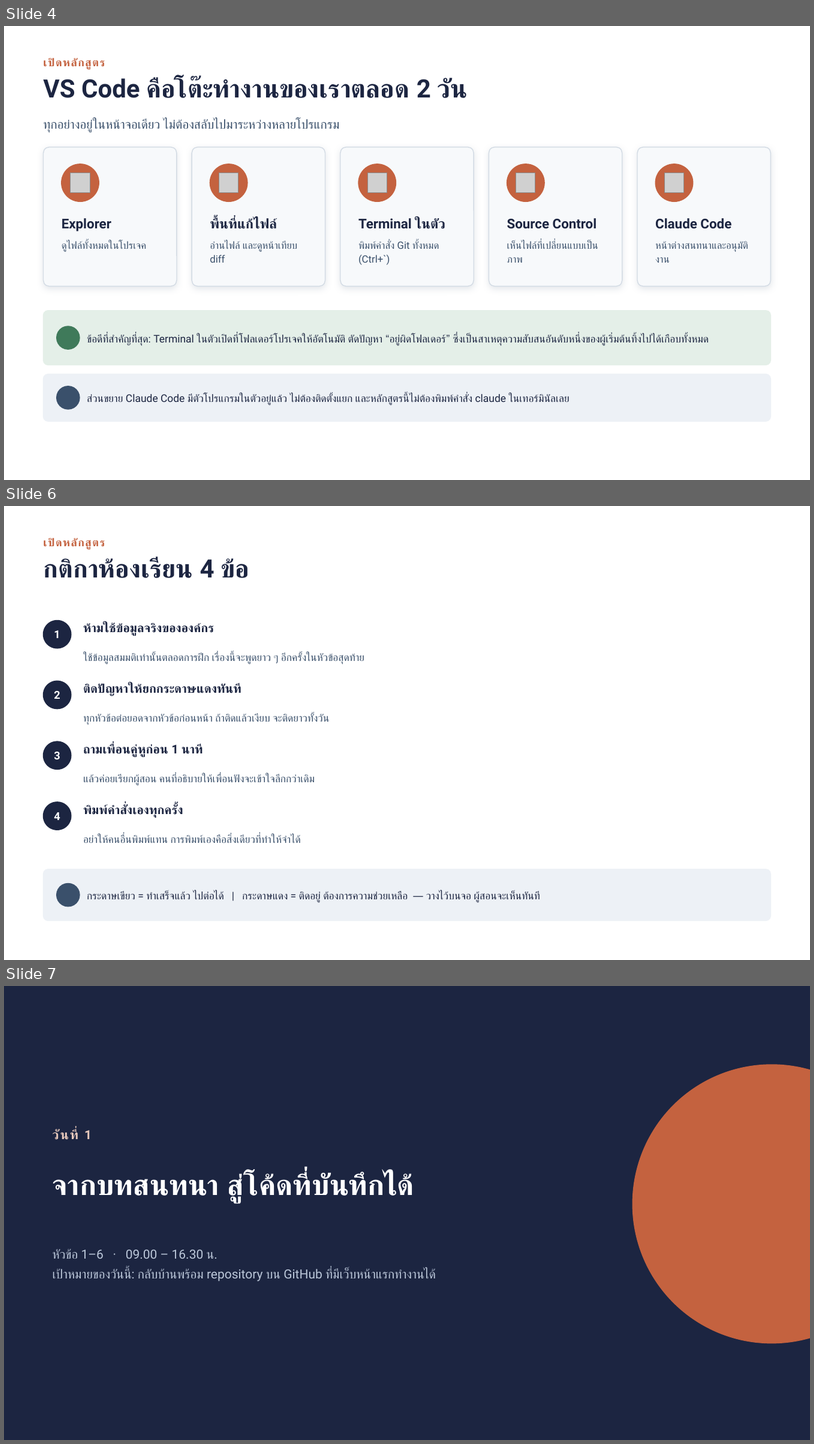
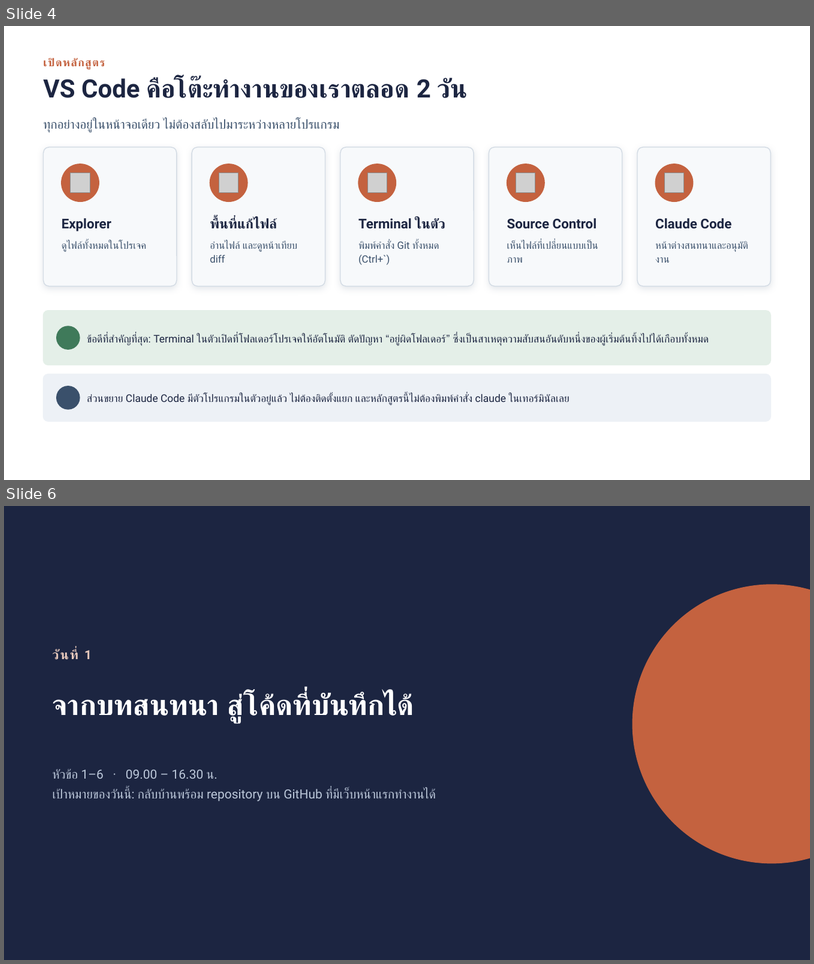
Before and after one commit to turboadd/IT_Asset_Tracker, a slide deck: train doc/สไลด์ประกอบการสอน-Claude-Git-GitHub.pptx. Shown one above the other, each under a label of ours: slides 4, 6 and 7 before the commit, slides 4 and 6 after it; the slides between them are not shown. The pictures are 814x1444 and 814x964 pixels, drawn with LibreOffice and Linux fonts; fonts in the diff are those of the drawing; grey boxes stand for pictures; background and template pictures are left out. Boxes give left, top, right and bottom in pixels: in the first picture for what was removed or moved away, otherwise in the second. Text is boxed around its words. In the diff, an @@ line names an element or a change of style, - is before the commit and + after.

```diff
--- a/train doc/สไลด์ประกอบการสอน-Claude-Git-GitHub.pptx
+++ b/train doc/สไลด์ประกอบการสอน-Claude-Git-GitHub.pptx
@@ slide 6 removed at [4, 506, 810, 960], background #FFFFFF @@
@@ text removed at [43, 538, 105, 550] @@
-เปิดหลักสูตร
@@ text removed at [43, 558, 249, 578] @@
-กติกาห้องเรียน 4 ข้อ
@@ ellipse removed at [44, 621, 71, 648] @@
@@ text removed at [54, 630, 60, 638] @@
-1
@@ text removed at [83, 622, 214, 636] @@
-ห้ามใช้ข้อมูลจริงขององค์กร
@@ text removed at [83, 653, 365, 664] @@
-ใช้ข้อมูลสมมติเท่านั้นตลอดการฝึก เรื่องนี้จะพูดยาว ๆ อีกครั้งในหัวข้อสุดท้าย
@@ ellipse removed at [44, 681, 71, 709] @@
@@ text removed at [83, 683, 241, 696] @@
-ติดปัญหาให้ยกกระดาษแดงทันที
@@ text removed at [54, 691, 60, 699] @@
-2
@@ text removed at [83, 714, 329, 724] @@
-ทุกหัวข้อต่อยอดจากหัวข้อก่อนหน้า ถ้าติดแล้วเงียบ จะติดยาวทั้งวัน
@@ ellipse removed at [44, 741, 71, 769] @@
@@ text removed at [54, 751, 60, 759] @@
-3
@@ text removed at [83, 744, 202, 757] @@
-ถามเพื่อนคู่หูก่อน 1 นาที
@@ text removed at [83, 774, 315, 786] @@
-แล้วค่อยเรียกผู้สอน คนที่อธิบายให้เพื่อนฟังจะเข้าใจลึกกว่าเดิม
@@ ellipse removed at [44, 802, 71, 829] @@
@@ text removed at [83, 804, 183, 817] @@
-พิมพ์คำสั่งเองทุกครั้ง
@@ text removed at [54, 812, 60, 820] @@
-4
@@ text removed at [83, 835, 301, 843] @@
-อย่าให้คนอื่นพิมพ์แทน การพิมพ์เองคือสิ่งเดียวที่ทำให้จำได้
@@ rounded rectangle removed at [44, 869, 771, 921] @@
@@ ellipse removed at [57, 883, 80, 906] @@
@@ text removed at [87, 891, 540, 903] @@
-กระดาษเขียว = ทำเสร็จแล้ว ไปต่อได้ | กระดาษแดง = ติดอยู่ ต้องการความช่วยเหลือ — วางไว้บนจอ ผู้สอนจะเห็นทันที
@@ what was slide 7 is now slide 6 @@
```
Also in this commit, not shown: 6 slides changed.
